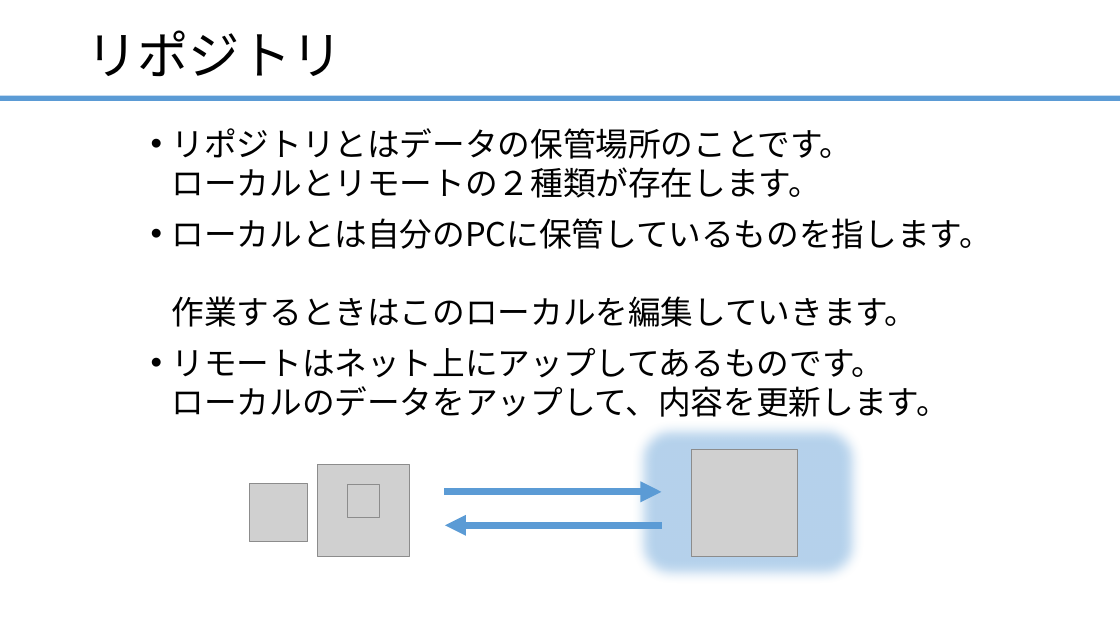
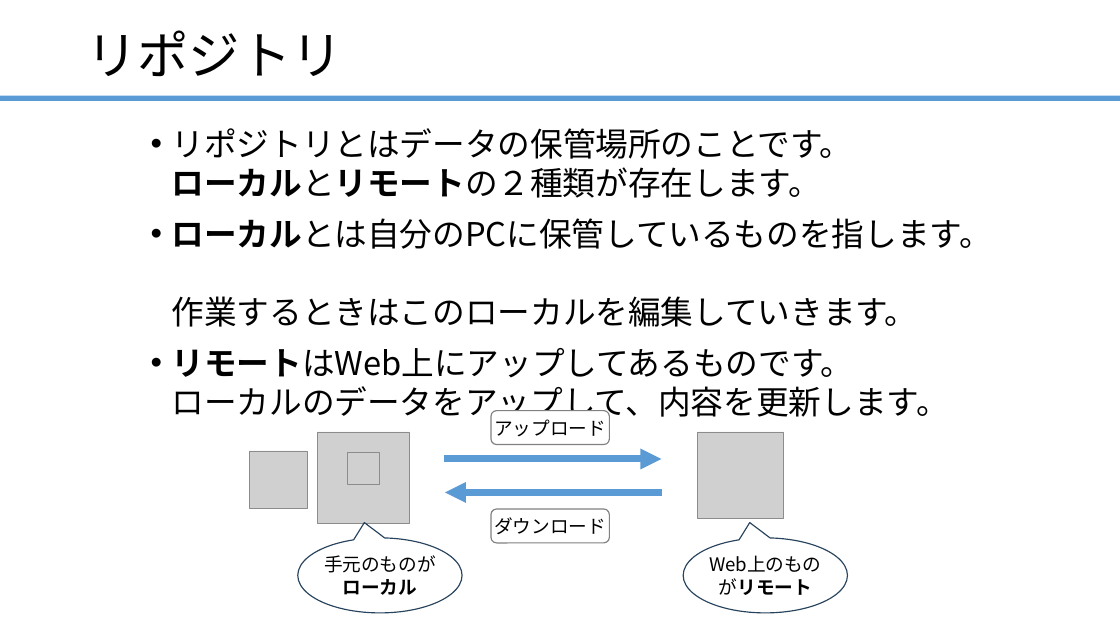
Before and after one commit to ainsAins/git4beginners, a slide deck: slide 12 of ハンズオン_Git入門.pptx (slide 15 before the commit). Drawn at 1120x630 pixels with LibreOffice and Linux fonts; fonts in the diff are those of the drawing; grey boxes stand for pictures. Boxes give left, top, right and bottom in pixels: in the first picture for what was removed or moved away, otherwise in the second. Text is boxed around its words. In the diff, an @@ line names an element or a change of style, - is before the commit and + after.

```diff
--- a/ハンズオン_Git入門.pptx
+++ b/ハンズオン_Git入門.pptx
@@ text at (172, 128, 992, 327): bold on in "ローカルとリモートの２種類が存在します。", "ローカルとは自分のPCに保管しているものを指します。" @@
@@ text at (172, 348, 949, 423): text changed @@
-• リモートはネット上にアップしてあるものです。
-  ローカルのデータをアップして、内容を更新します。
+• リモートはWeb上にアップしてあるものです。
+  ローカルのデータをアップして、内容を更新します。
@@ rounded rectangle added at (491, 411, 609, 444), fill #FFFFFF, outline #808080 1 pt, 16 pt, text #000000 @@
+アップロード
@@ rounded rectangle removed at (632, 420, 864, 585) @@
@@ picture: place and size @@
-picture at (691, 450, 798, 556)
+picture at (698, 432, 785, 518)
@@ 3 pictures, 2 arrows: place and size @@
-3 pictures, 2 arrows at (250, 465, 662, 556)
+3 pictures, 2 arrows at (250, 432, 662, 523)
@@ rounded rectangle added at (491, 509, 609, 543), fill #FFFFFF, outline #808080 1 pt, 16 pt, text #000000 @@
+ダウンロード
@@ speech bubble added at (298, 538, 463, 613), outline #28445D 1 pt, 16 pt, text #000000 @@
+手元のものがローカル
@@ speech bubble added at (683, 538, 848, 613), outline #28445D 1 pt, 16 pt, text #000000 @@
+Web上のものがリモート
```
Also in this commit, not shown: 5 other slides changed, 7 slides added.
